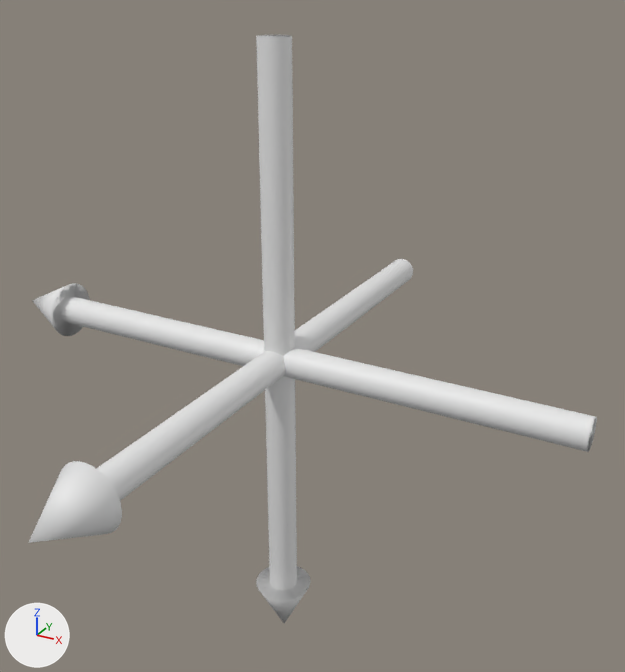
The COLLADA model data/gizmo_translate.dae, before and after one commit.
One viewpoint serves both versions: a 50 mm camera at (0.664, -1.096, 0.603) aimed at (0.039, 0.04, 0.035). Every picture has the same lights, and +X, +Y and +Z are marked at lower left.

Objects in the first picture: 'x', 'y', 'z'.
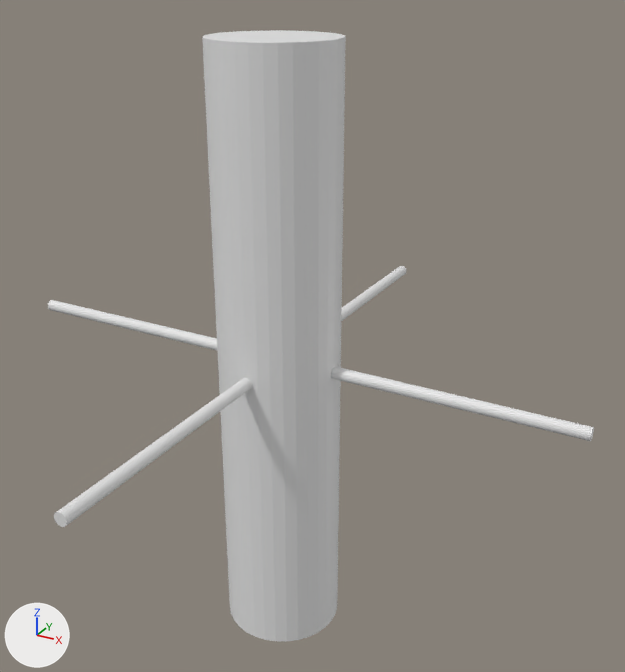
Changed parts and their boxes (x1, y1, x2, y2) in the pictures (625 x 672 px):
'x', reshaped, rescaled, turned: before (32, 283, 597, 452); after (202, 30, 346, 642)
'z', reshaped, turned, rescaled: before (29, 259, 413, 543); after (48, 300, 594, 441)
part 1 of me_cylinder_005, deleted: before (32, 283, 90, 336)
part 3 of me_cylinder_003, deleted: before (29, 461, 122, 543)
'y', unchanged, covered by the edit: before (256, 35, 310, 623); after (54, 266, 406, 527)

The change in detail:
me_cylinder_003 is used by ob_z; location (0.0, 0.0, 0.0); rotation (-1.571, 0.0, -3.142), in degrees (-90, 0, -180); scale (0.025, 0.025, 0.5).
me_cylinder_003 had 97 vertices, 186 faces and spanned x -2.0..2.0, y -2.0..2.0, z -1.0..1.1.
me_cylinder_003 now has 64 vertices, 124 faces and spans x -1.0..1.0, y -1.0..1.0, z -1.0..1.0.
me_cylinder_003 part 3: the loose piece of 33 vertices spanning x -2.0..2.0, y -2.0..2.0, z 0.9..1.1 is deleted.
me_cylinder_003 part 4: the surface is now shaded flat.
me_cylinder_005 is used by ob_x; location (0.0, 0.0, 0.0); rotation (3.142, 1.571, 0.0), in degrees (180, 90, 0); scale (0.025, 0.025, 0.5).
me_cylinder_005 had 97 vertices, 186 faces and spanned x -2.0..2.0, y -2.0..2.0, z -1.0..1.1.
me_cylinder_005 now has 64 vertices, 124 faces and spans x -1.0..1.0, y -1.0..1.0, z -1.0..1.0.
me_cylinder_005 part 1: the loose piece of 33 vertices spanning x -2.0..2.0, y -2.0..2.0, z 0.9..1.1 is deleted.
me_cylinder_005 part 2: the surface is now shaded flat.
Object 'z' (ob_z) turns from (-90, 0, -180) to (90, 0, 90) degrees about x, y and z.
Object 'z' (ob_z) is rescaled from (0.025, 0.025, 0.5) to (0.01, 0.01, 0.5).
Object 'x' (ob_x) turns from (180, 90, 0) to (0, 0, 0) degrees about x, y and z.
Object 'x' (ob_x) is rescaled from (0.025, 0.025, 0.5) to (0.1, 0.1, 0.5).
